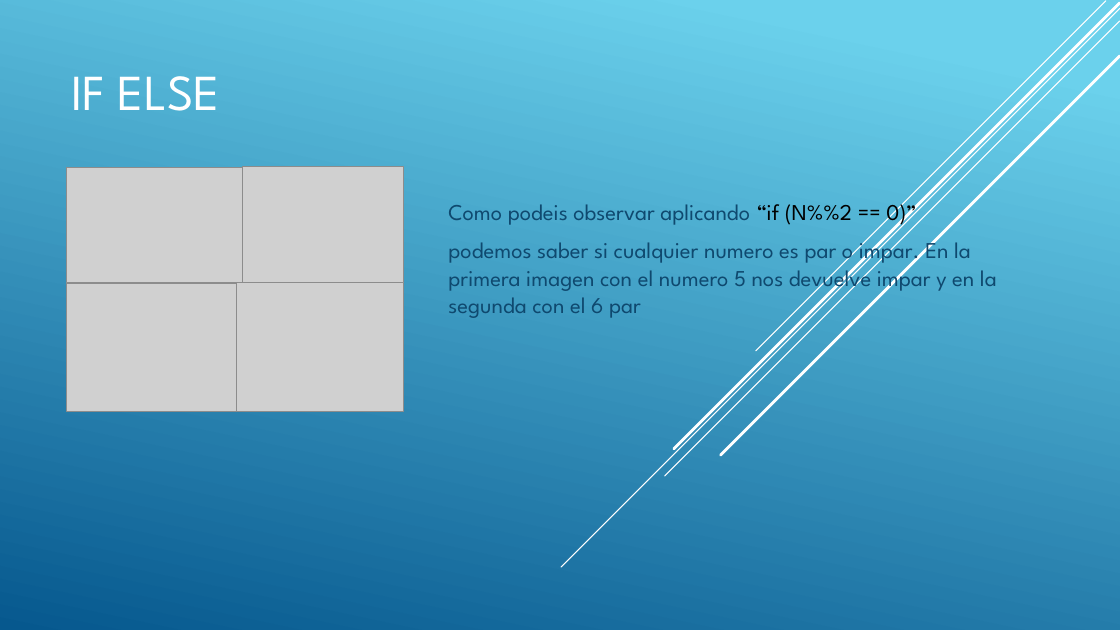
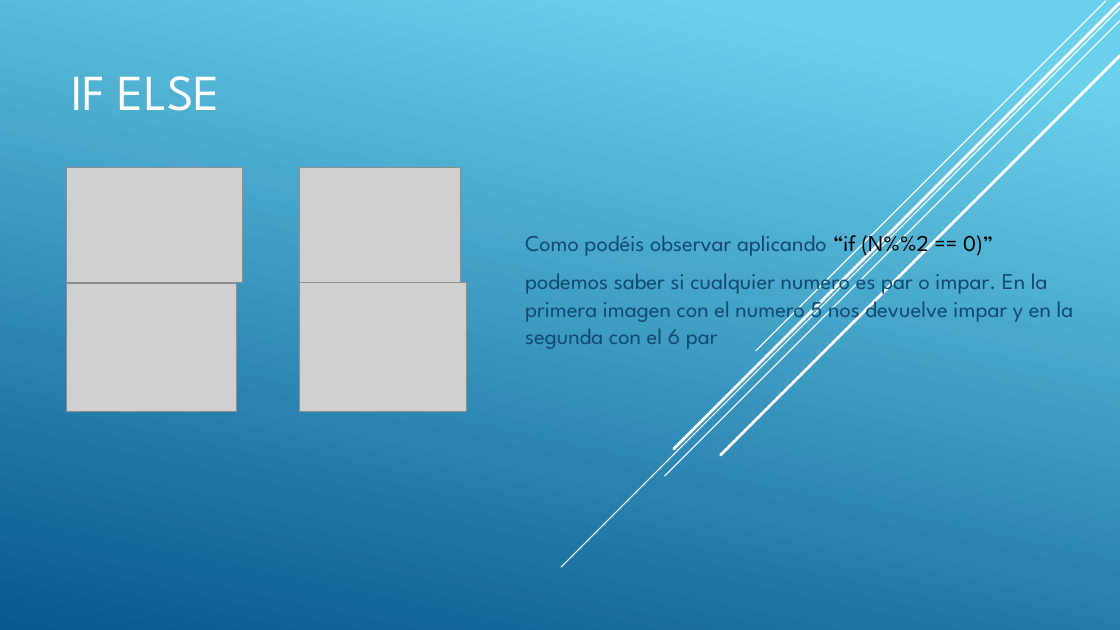
Before and after one commit to DPrietoRazola/R-DataScience, a slide deck: slide 3 of 2-Estructuras de Control de Flujo y Funciones.pptx. Drawn at 1120x630 pixels with LibreOffice and Linux fonts; fonts in the diff are those of the drawing; grey boxes stand for pictures. Boxes give left, top, right and bottom in pixels: in the first picture for what was removed or moved away, otherwise in the second. Text is boxed around its words. In the diff, an @@ line names an element or a change of style, - is before the commit and + after.

```diff
--- a/2-Estructuras de Control de Flujo y Funciones.pptx
+++ b/2-Estructuras de Control de Flujo y Funciones.pptx
@@ picture: place and size @@
-picture at bbox=[243, 166, 404, 282]
+picture at bbox=[299, 167, 460, 283]
@@ subtitle "Como podéis observar aplicando “if ...": place and size @@
-subtitle "Como podéis observar aplicando “if ..." at bbox=[448, 197, 997, 318]
+subtitle "Como podéis observar aplicando “if ..." at bbox=[525, 228, 1074, 349]
@@ subtitle at bbox=[525, 228, 993, 258]: text changed @@
-Como podeis observar aplicando “if (N%%2 == 0)”
+Como podéis observar aplicando “if (N%%2 == 0)”
@@ picture: place and size @@
-picture at bbox=[237, 282, 404, 411]
+picture at bbox=[299, 283, 466, 412]
```
Also in this commit, not shown: 2 other slides changed, 7 slides added.
